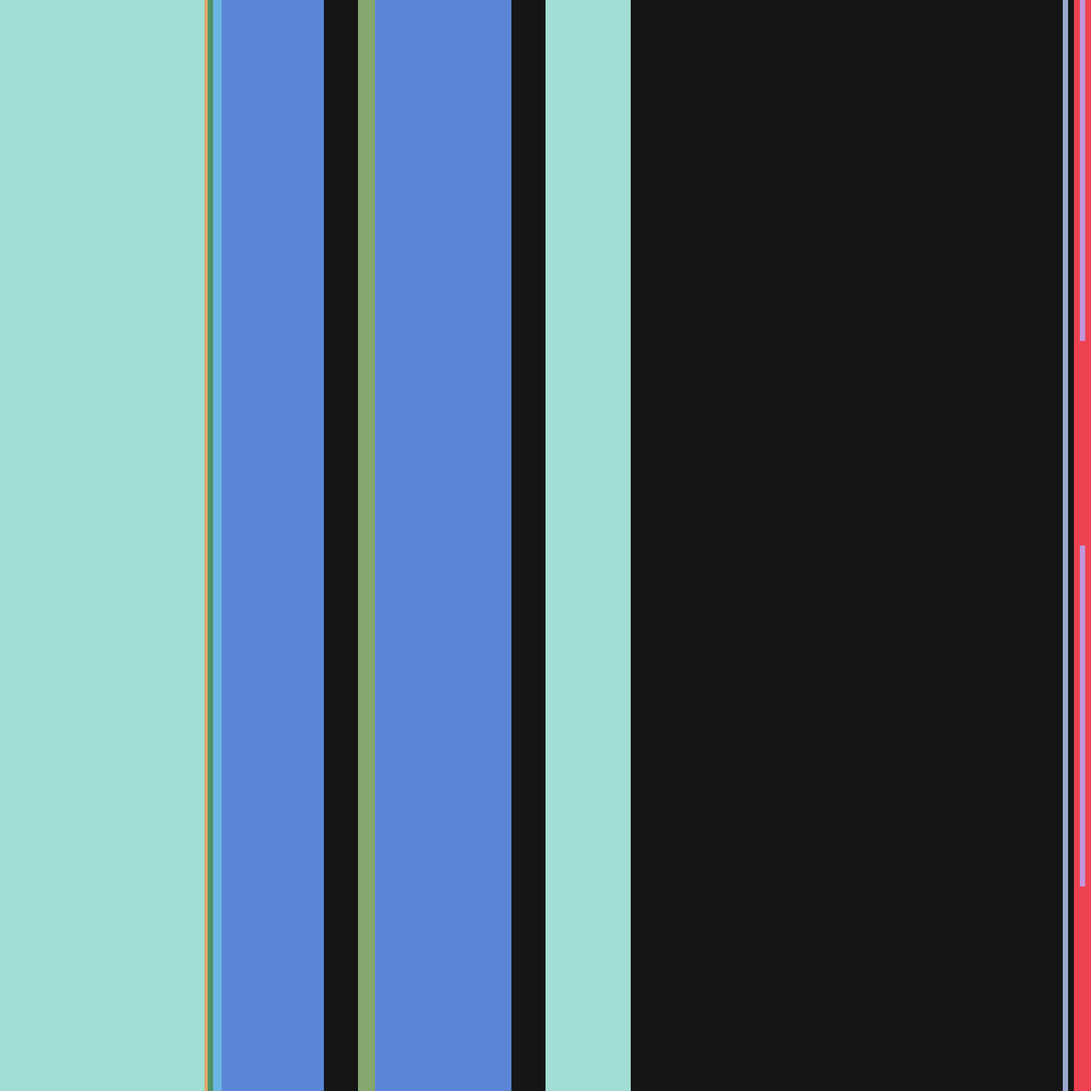
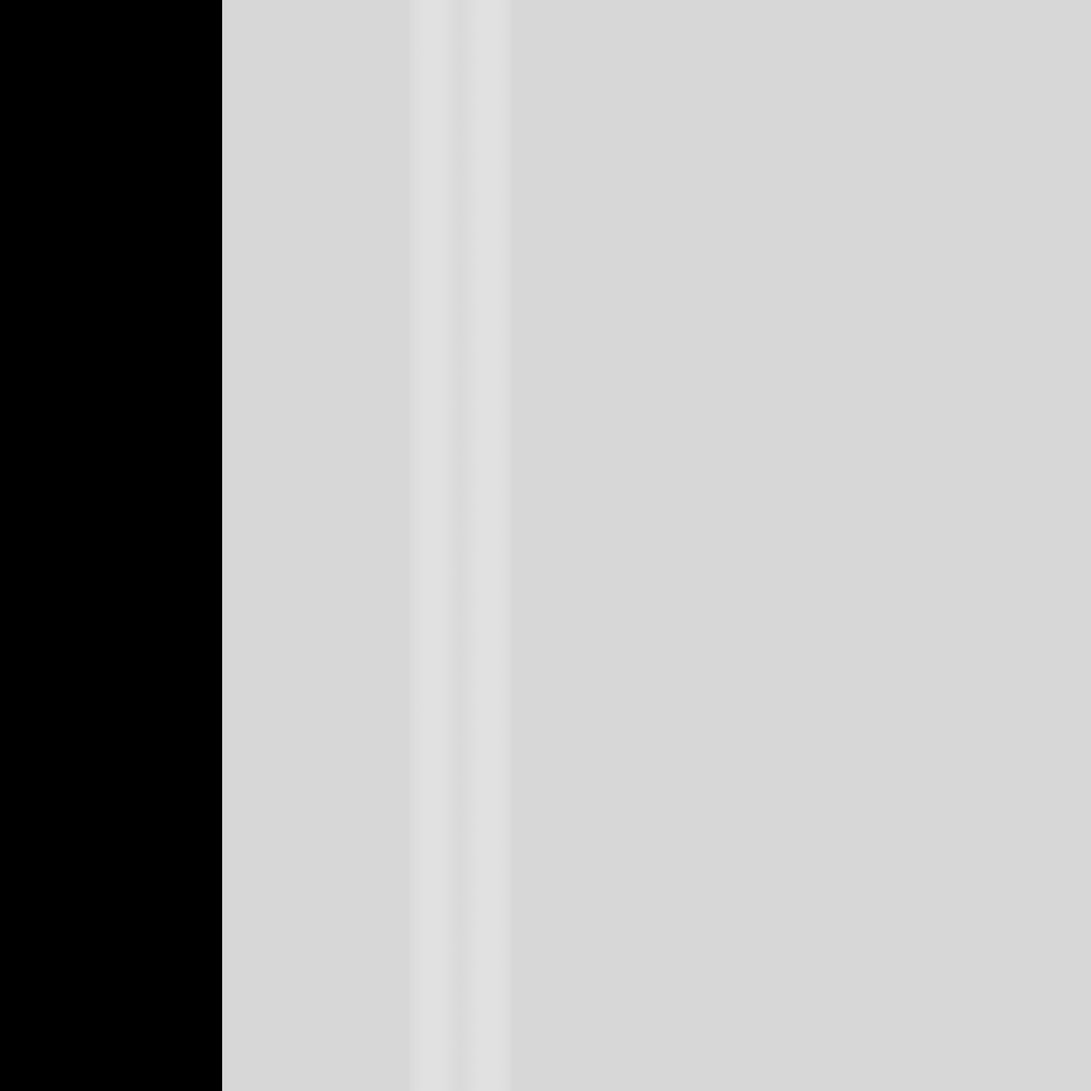
Comparing the layer stacks of the two 1091 × 1091 images. Changes:
hid group "surface_d.png" (36 layers) over [0, 0, 1091, 1091]
hid "surface_base_2048" (1st of 3, in "surface_d.png") over [119, 0, 1086, 1091]
hid group "layer" (18 layers) over [0, 0, 1091, 1091]
"グループ 3 のコピー": opacity 100% → 7% over [373, 0, 512, 1091]
painted on "レイヤー 18 のコピー" (1st of 2, in "surface_d.png" › "グループ 3 のコピー") over [409, 0, 512, 1091]
painted on "レイヤー 18" (1st of 2, in "surface_d.png" › "グループ 3 のコピー") over [373, 0, 476, 1091]
"グループ 3": opacity 100% → 38% over [373, 0, 512, 1091]
painted on "レイヤー 18 のコピー" (2nd of 2, in "surface_r.png" › "グループ 3") over [409, 0, 512, 1091]
painted on "レイヤー 18" (2nd of 2, in "surface_r.png" › "グループ 3") over [373, 0, 476, 1091]
